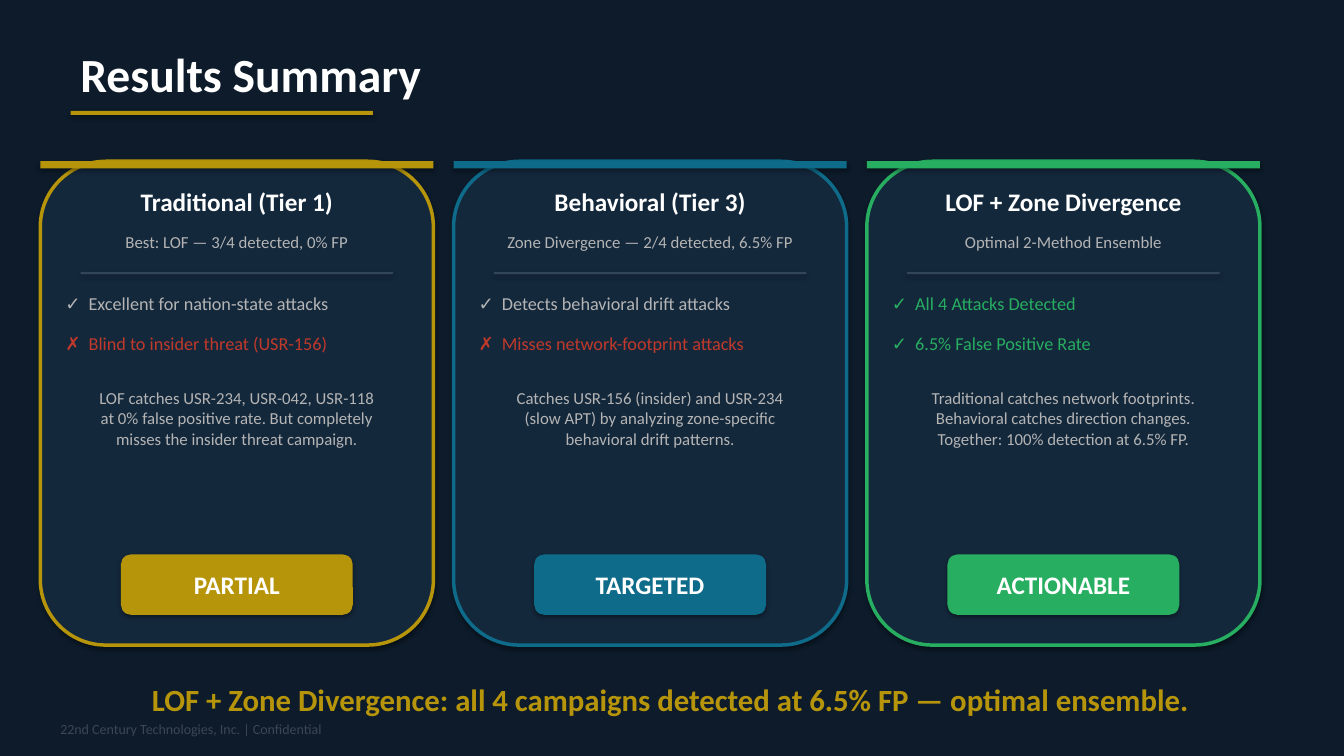
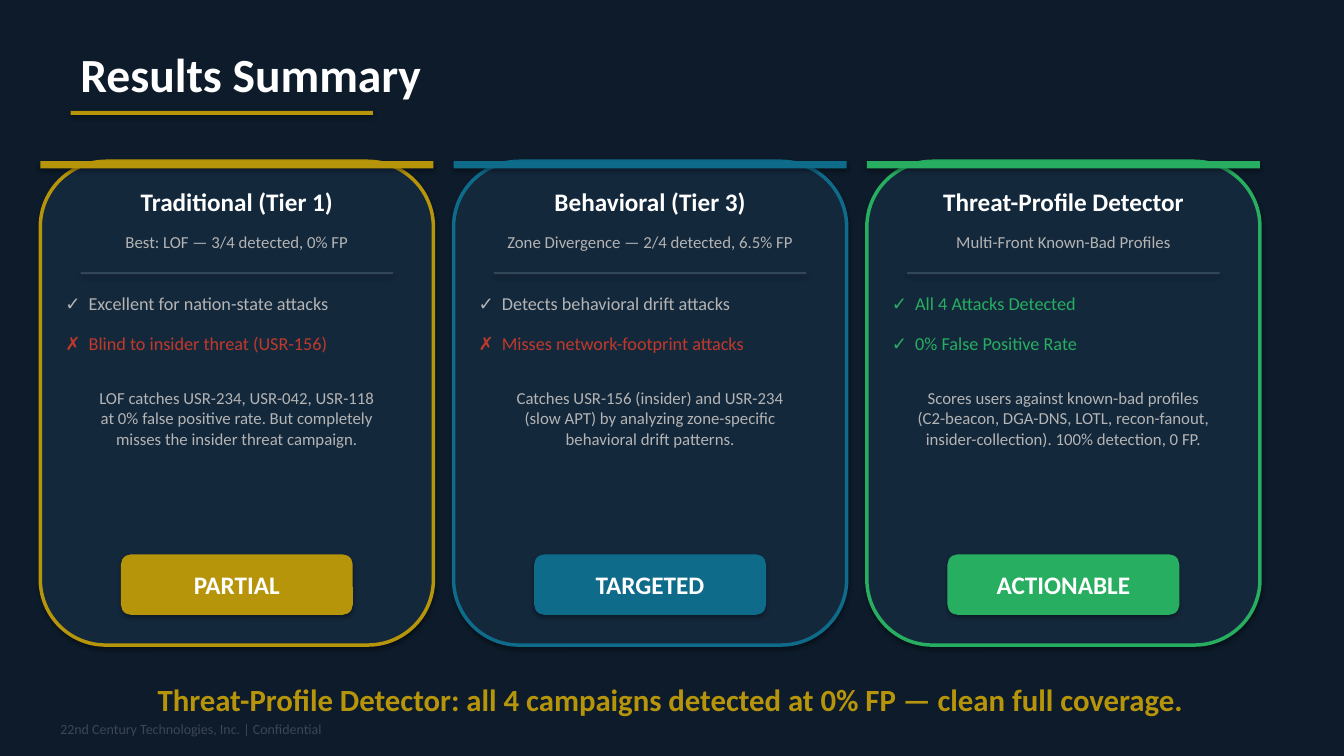
Before and after one commit to ravindrashukla/CyberUEBA_BehavioralIntel, a slide deck: slide 14 of docs/V_Intelligence_UEBA_Traditional_vs_Behavioral_Deck.pptx. Drawn at 1344x756 pixels with LibreOffice and Linux fonts; fonts in the diff are those of the drawing. Boxes give left, top, right and bottom in pixels: in the first picture for what was removed or moved away, otherwise in the second. Text is boxed around its words. In the diff, an @@ line names an element or a change of style, - is before the commit and + after.

```diff
--- a/docs/V_Intelligence_UEBA_Traditional_vs_Behavioral_Deck.pptx
+++ b/docs/V_Intelligence_UEBA_Traditional_vs_Behavioral_Deck.pptx
@@ text at [943, 193, 1183, 211]: text changed @@
-LOF + Zone Divergence
+Threat-Profile Detector
@@ text at [956, 236, 1171, 248]: text changed @@
-Optimal 2-Method Ensemble
+Multi-Front Known-Bad Profiles
@@ text at [915, 337, 1077, 350]: text changed @@
-✓ 6.5% False Positive Rate
+✓ 0% False Positive Rate
@@ text at [918, 392, 1209, 447]: text changed @@
-Traditional catches network footprints.
-Behavioral catches direction changes.
-Together: 100% detection at 6.5% FP.
+Scores users against known-bad profiles
+(C2-beacon, DGA-DNS, LOTL, recon-fanout,
+insider-collection). 100% detection, 0 FP.
@@ text at [158, 689, 1182, 716]: text changed @@
-LOF + Zone Divergence: all 4 campaigns detected at 6.5% FP — optimal ensemble.
+Threat-Profile Detector: all 4 campaigns detected at 0% FP — clean full coverage.
```
Also in this commit, not shown: 6 other slides changed, 17 other files.
